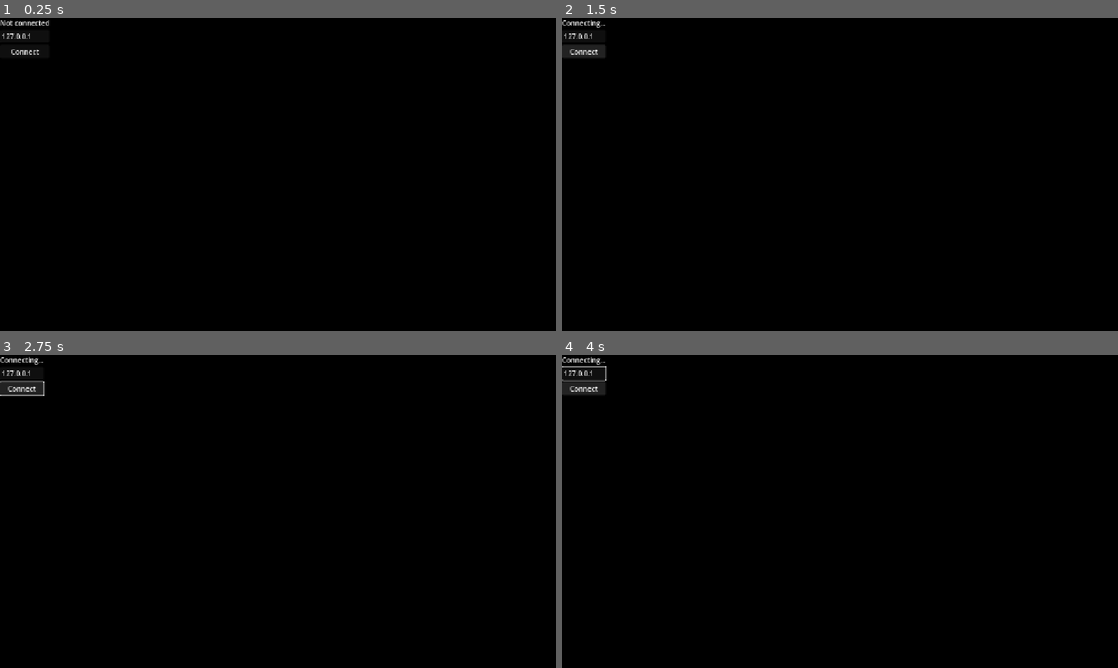
Above: before the commit, frames 1-4 (two rows, left to right).
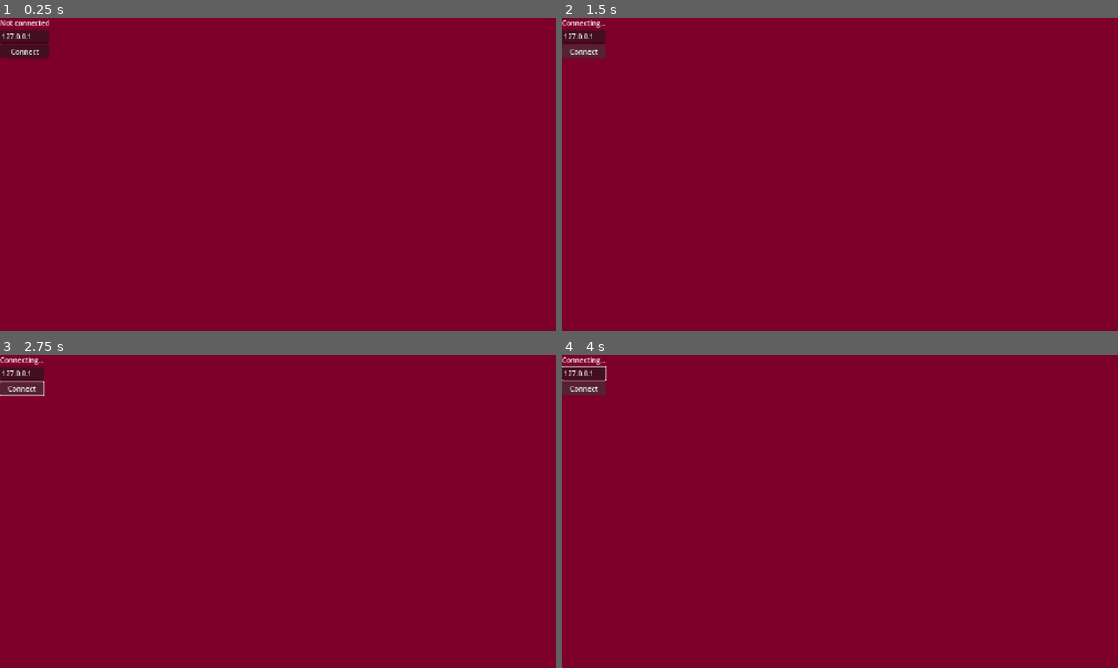
Above: after the commit, the same moments.

Repository: ivan-ball/webgamefp
Game: Godot game, scene res://boot/Boot.tscn
Two runs of this game, one before a commit and one after it. Both use one fixed random seed, a clock stepped at 60 frames per second and the inputs below.
Inputs:
- Up to frame 1 (0.25 s): no input
- Up to frame 2 (1.5 s): tap Enter at 0.5 s; hold Right (ui_right) 0.53-1.25 s; tap Space (attack, bound only after the commit) at 0.6 s; click "Connect" at 1.25 s
- Up to frame 3 (2.75 s): hold Down (ui_down) from 2.03 s (still down)
- Up to frame 4 (4 s): release Down (ui_down) at 2.78 s; hold Right (ui_right) 2.78-3.53 s; hold Up (ui_up) from 3.53 s (still down)

The runs differ from the first frame. In frame 1, 100% of the frame differs, in the area x 0-100%, y 0-100%; in frame 2, 100%; in frame 3, 100%; in frame 4, 100%.

Commit message:
Add sword visual and attack swing

Diff:
--- a/godot/game/player.gd
+++ b/godot/game/player.gd
@@ -1,24 +1,61 @@
 extends CharacterBody2D
 
 const SPEED := 220.0
-var input_dir := Vector2.ZERO  # only used on the server
+
+var input_dir := Vector2.ZERO               # server only
+@export var facing := Vector2.DOWN          # replicated to every client
+
+@onready var sword_pivot: Node2D = $SwordPivot
+const ATTACK_COOLDOWN := 0.5
+const SWING_TIME := 0.2
+var can_attack := true                      # server only
+@onready var swing: Node2D = $SwordPivot/Swing
 
 func _ready() -> void:
 	$ColorRect.color = Color.from_hsv(float(name.to_int() % 360) / 360.0, 0.8, 1.0)
+	sword_pivot.hide()
 
 func _physics_process(_delta: float) -> void:
 	if multiplayer.is_server():
 		velocity = input_dir * SPEED
 		move_and_slide()
+		if input_dir != Vector2.ZERO:
+			facing = input_dir.normalized()
 	elif name.to_int() == multiplayer.get_unique_id():
 		var dir := Input.get_vector("ui_left", "ui_right", "ui_up", "ui_down")
 		send_input.rpc_id(1, dir)
+		if Input.is_action_just_pressed("attack"):
+			request_attack.rpc_id(1)
+	sword_pivot.rotation = facing.angle()   # everyone: sword follows `facing`
 
 @rpc("any_peer", "call_remote", "unreliable_ordered")
 func send_input(dir: Vector2) -> void:
 	if not multiplayer.is_server():
 		return
-	# Only accept input from the peer that owns this player
 	if multiplayer.get_remote_sender_id() != name.to_int():
 		return
 	input_dir = dir.limit_length(1.0)
+
+
+
+
+@rpc("any_peer", "call_remote", "reliable")
+func request_attack() -> void:
+	if not multiplayer.is_server():
+		return
+	if multiplayer.get_remote_sender_id() != name.to_int():
+		return
+	if not can_attack:
+		return
+	can_attack = false
+	play_swing.rpc()                        # tell everyone to show the swing
+	await get_tree().create_timer(ATTACK_COOLDOWN).timeout
+	can_attack = true
+
+@rpc("authority", "call_local", "reliable")
+func play_swing() -> void:
+	sword_pivot.show()
+	swing.rotation_degrees = -60.0
+	var tween := create_tween()
+	tween.tween_property(swing, "rotation_degrees", 60.0, SWING_TIME)
+	tween.tween_callback(sword_pivot.hide)
--- a/godot/game/player.tscn
+++ b/godot/game/player.tscn
@@ -1,6 +1,7 @@
 [gd_scene format=3 uid="uid://1fq6ax6sy0nm"]
 
 [ext_resource type="Script" uid="uid://csbqxhr8pf3k2" path="res://game/player.gd" id="1_dadds"]
+[ext_resource type="Texture2D" uid="uid://dknl2emetuja6" path="res://sword.png" id="2_w5y0b"]
 
 [sub_resource type="RectangleShape2D" id="RectangleShape2D_0t2b1"]
 size = Vector2(32, 32)
@@ -9,6 +10,9 @@
 properties/0/path = NodePath(".:position")
 properties/0/spawn = true
 properties/0/replication_mode = 1
+properties/1/path = NodePath(".:facing")
+properties/1/spawn = true
+properties/1/replication_mode = 2
 
 [node name="Player" type="CharacterBody2D" unique_id=1407301282]
 script = ExtResource("1_dadds")
@@ -25,3 +29,14 @@
 
 [node name="MultiplayerSynchronizer" type="MultiplayerSynchronizer" parent="." unique_id=416293310]
 replication_config = SubResource("SceneReplicationConfig_fgci7")
+
+[node name="SwordPivot" type="Node2D" parent="." unique_id=1523199144]
+
+[node name="Swing" type="Node2D" parent="SwordPivot" unique_id=4445059]
+
+[node name="SwordSprite" type="Sprite2D" parent="SwordPivot/Swing" unique_id=570421201]
+texture_filter = 1
+position = Vector2(32, -4.7683716e-07)
+rotation = 0.7853982
+scale = Vector2(0.06, 0.06)
+texture = ExtResource("2_w5y0b")
--- a/godot/game/world.tscn
+++ b/godot/game/world.tscn
@@ -5,7 +5,7 @@
 [node name="Background" type="ColorRect" parent="." unique_id=1407405657]
 offset_right = 1280.0
 offset_bottom = 720.0
-color = Color(0, 0, 0, 1)
+color = Color(0.49092734, 0, 0.16323236, 1)
 
 [node name="Players" type="Node2D" parent="." unique_id=532965456]
 
--- a/godot/project.godot
+++ b/godot/project.godot
@@ -26,6 +26,14 @@
 window/stretch/mode="canvas_items"
 window/stretch/aspect="expand"
 
+[input]
+
+attack={
+"deadzone": 0.2,
+"events": [Object(InputEventKey,"resource_local_to_scene":false,"resource_name":"","device":-1,"window_id":0,"alt_pressed":false,"shift_pressed":false,"ctrl_pressed":false,"meta_pressed":false,"pressed":false,"keycode":0,"physical_keycode":32,"key_label":0,"unicode":32,"location":0,"echo":false,"script":null)
+]
+}
+
 [physics]
 
 3d/physics_engine="Jolt Physics"
Binary file added: godot/sword.png
Not shown, added: godot/sword.png.import
